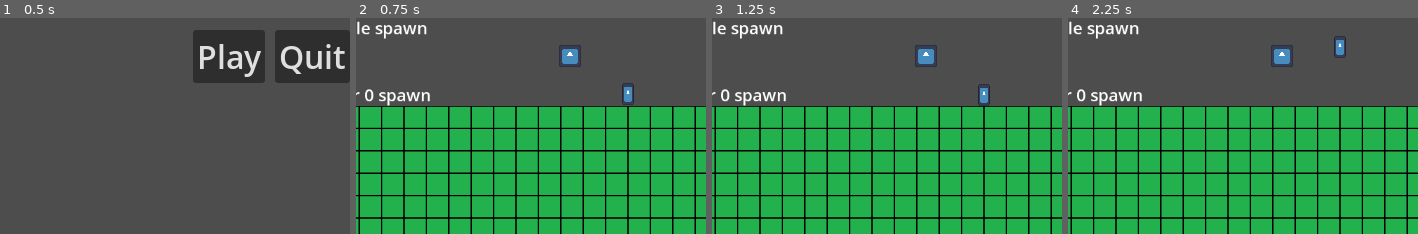
Above: before the commit, frames 1-4 (left to right).
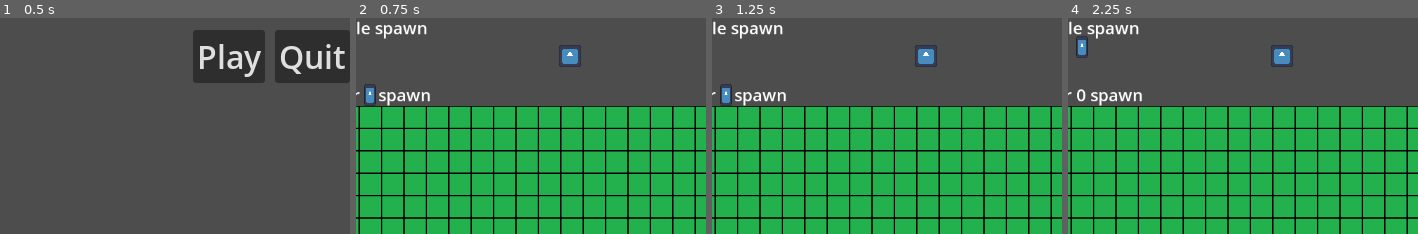
Above: after the commit, the same moments.

Repository: Frn1/GGJ-2025
Game: Godot game, scene res://scenes/main_menu.tscn
The game is run twice, just before and just after one commit, with the same random seed, the same clock (stepped at 60 frames per second) and the same inputs. The engine's default icon, where the game draws it, is replaced by a stand-in: a white triangle on a blue panel in a dark square.
Inputs:
- Up to frame 1 (0.5 s): no input
- Up to frame 2 (0.75 s): click "Play" at 0.5 s
- Up to frame 3 (1.25 s): no input
- Up to frame 4 (2.25 s): tap Enter at 1.25 s; tap Space at 2 s
The pictures show only the part of the screen within x 11-61%, y 42-92%; the shares and areas given below are measured in that part.

Frame 1 is identical in both runs. In frame 2, 0.5% of the frame differs, in the area x 2-80%, y 30-41%; in frame 3, 0.5%; in frame 4, 0.5%.

Commit message:
Add player spawning

Diff:
--- a/levels/test.tscn
+++ b/levels/test.tscn
@@ -9,7 +9,7 @@
 script = ExtResource("1_2ay1g")
 
 [node name="Meta" type="TileMapLayer" parent="."]
-tile_map_data = PackedByteArray("AAD0////AAAAAAAAAQALAP//AAAAAAAAAgD0//z/AQAAAAAAAQD6//T/AQAAAAAAAQABAPf/AQAAAAAAAQAJAPT/AQAAAAAAAQAKAPr/AQAAAAAAAQA=")
+tile_map_data = PackedByteArray("AAD0//z/AQAAAAAAAQD6//T/AQAAAAAAAQABAPf/AQAAAAAAAQAJAPT/AQAAAAAAAQAKAPr/AQAAAAAAAQD0////AAAAAAAAAAALAP//AAAAAAAAAQA=")
 tile_set = ExtResource("2_8jw38")
 
 [node name="Terrain" type="TileMapLayer" parent="."]
--- a/objects/player.gd
+++ b/objects/player.gd
@@ -2,7 +2,7 @@
 
 extends CharacterBody2D
 
-@export_range(0, 1) var player = 0
+@export_range(0, 1) var number = 0
 
 @export var speed = 300.0
 @export var jump_velocity = 400.0
@@ -13,10 +13,10 @@
 	if not is_on_floor():
 		velocity += get_gravity() * delta
 
-	if Input.is_action_just_pressed("jump_p" + str(player)) and is_on_floor():
+	if Input.is_action_just_pressed("jump_p" + str(number)) and is_on_floor():
 		velocity.y = -jump_velocity
 
-	var direction := Input.get_axis("move_left_p" + str(player), "move_right_p" + str(player))
+	var direction := Input.get_axis("move_left_p" + str(number), "move_right_p" + str(number))
 	if direction:
 		velocity.x = direction * speed
 	else:
--- a/scenes/game.gd
+++ b/scenes/game.gd
@@ -1,12 +1,25 @@
 extends Node2D
 
 @export var level_scene: PackedScene
+@export var player_scene: PackedScene = preload("res://objects/player.tscn")
 
 var level: Level
 @onready var camera: Camera2D = $Camera
 
 var spawns: Array = []
 
+func spawn_player(number: int) -> void:
+	const PLAYER_SPAWN_SOURCE_ID: int = 0
+	var spawn_coords = level.meta.get_used_cells_by_id(PLAYER_SPAWN_SOURCE_ID, Vector2i(-1, -1), number)
+	for coord in spawn_coords:
+		var player: Player = player_scene.instantiate()
+		var pos = level.meta.map_to_local(coord)
+		player.number = number
+		player.position = pos
+		add_child(player)
+
 func _ready() -> void:
 	level = level_scene.instantiate()
 	add_child(level)
+	spawn_player(0)
+	print()
--- a/scenes/game.tscn
+++ b/scenes/game.tscn
@@ -1,10 +1,9 @@
-[gd_scene load_steps=6 format=3 uid="uid://dfpisuwwkekub"]
+[gd_scene load_steps=5 format=3 uid="uid://dfpisuwwkekub"]
 
 [ext_resource type="Script" path="res://scenes/game.gd" id="1_6lxwd"]
 [ext_resource type="PackedScene" uid="uid://c2rc3lo3fg0bh" path="res://levels/test.tscn" id="2_73rq0"]
 [ext_resource type="Script" path="res://ui/game.gd" id="3_h01ni"]
 [ext_resource type="PackedScene" uid="uid://dontxjg52bvb7" path="res://ui/pause_menu.tscn" id="3_m536y"]
-[ext_resource type="PackedScene" uid="uid://b84dig46n1alm" path="res://objects/player.tscn" id="5_0208v"]
 
 [node name="Game" type="Node2D"]
 script = ExtResource("1_6lxwd")
@@ -17,7 +16,4 @@
 [node name="PauseMenu" parent="UI" instance=ExtResource("3_m536y")]
 visible = false
 
-[node name="Player" parent="." instance=ExtResource("5_0208v")]
-position = Vector2(0, -29)
-
 [connection signal="unpause" from="UI/PauseMenu" to="UI" method="unpause_game"]
--- a/tiles/meta.tres
+++ b/tiles/meta.tres
@@ -6,10 +6,10 @@
 
 [sub_resource type="TileSetScenesCollectionSource" id="TileSetScenesCollectionSource_ioqjw"]
 resource_name = "Player spawns"
-scenes/1/scene = ExtResource("1_22271")
-scenes/1/display_placeholder = ExtResource("1_22271")
-scenes/2/scene = ExtResource("2_3ywmu")
-scenes/2/display_placeholder = ExtResource("2_3ywmu")
+scenes/0/scene = ExtResource("1_22271")
+scenes/0/display_placeholder = ExtResource("1_22271")
+scenes/1/scene = ExtResource("2_3ywmu")
+scenes/1/display_placeholder = ExtResource("2_3ywmu")
 
 [sub_resource type="TileSetScenesCollectionSource" id="TileSetScenesCollectionSource_0hbp7"]
 resource_name = "Bubbles"
